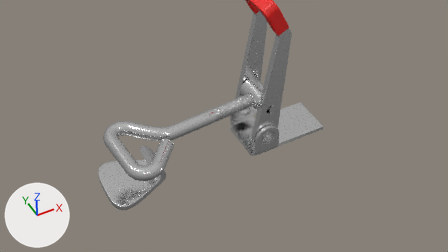
Before and after pictures for a commit that changed the Blender file LatchClamp.blend.
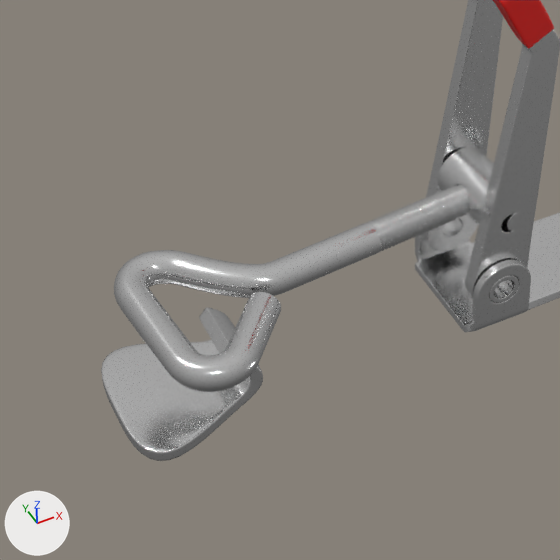
Each version is shown from the file's camera 'Camera', then close up on the part from 12% to 65% of the width and 6% to 100% of the height. Arrows for +X, +Y and +Z are at lower left; the lights stay in place.

The first close-up shows 'Bolt', 'Hook', 'Lever', 'LeverRubber', 'Mounting base', 'ScrewBearing'.
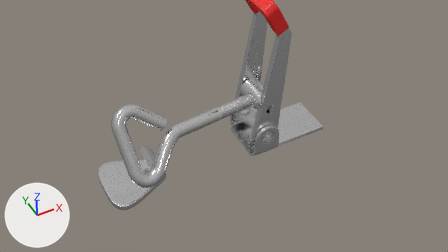
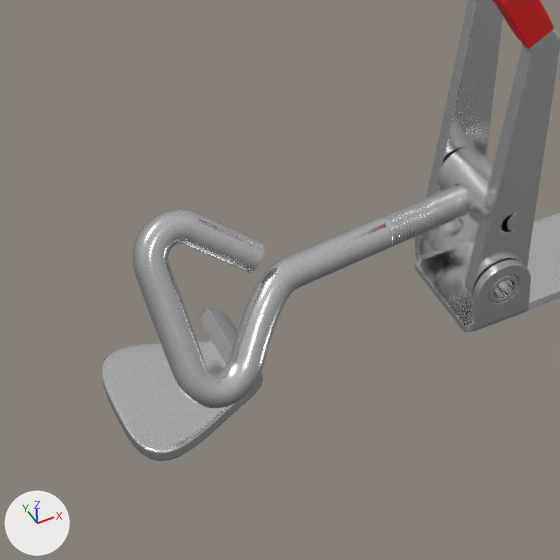
The change, as a diff of the scene's bpy script:
```diff
--- a/LatchClamp.blend.py
+++ b/LatchClamp.blend.py
@@ ob_bolt @@
 ob_bolt = bpy.data.objects.new('Bolt', me_bolt_004)
-ob_bolt.location = (-0.0298, 0.0, 0.0327)
-ob_bolt.rotation_euler = (3.131, 0.001, 0.0948)  # degrees (179, 0.1, 5.4)
+ob_bolt.location = (-0.0262, 0.0004, 0.0327)
+ob_bolt.rotation_euler = (0.971, 0.001, 0.0948)  # degrees (56, 0.1, 5.4)
 _m = ob_bolt.modifiers.new('Subdivision', 'SUBSURF')
```

Changed parts and their boxes (x1, y1, x2, y2) in the close-ups (560 x 560 px):
'Bolt', moved, turned: before (114, 184, 469, 392); after (132, 184, 469, 408)
